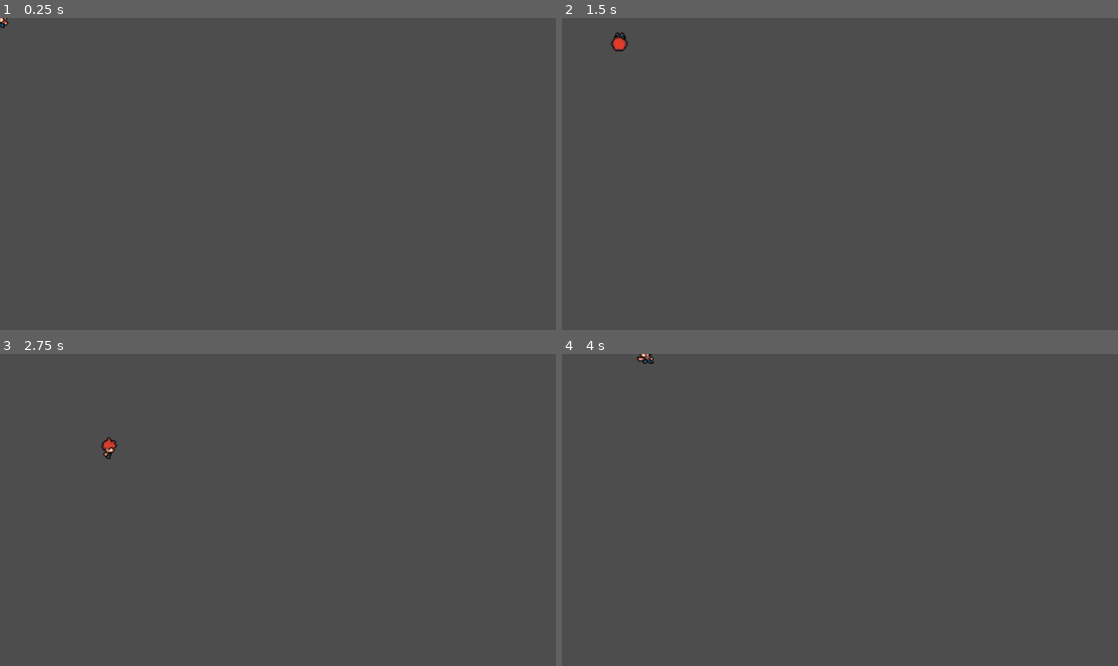
Above: before the commit, frames 1-4 (two rows, left to right).
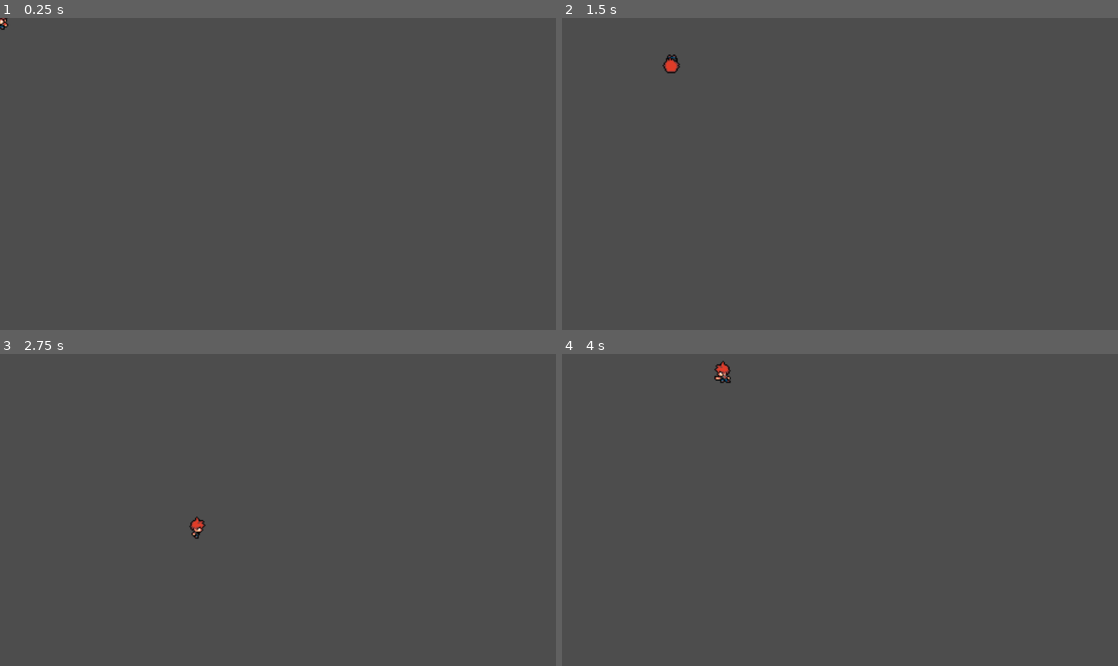
Above: after the commit, the same moments.

Repository: admiralbolt/number-go-up
Game: Godot game, scene res://main_character/player.tscn
Two runs of this game, one before a commit and one after it. Both use one fixed random seed, a clock stepped at 60 frames per second and the inputs below. This scene is started directly instead of the project's main scene.
Inputs:
- Up to frame 1 (0.25 s): no input
- Up to frame 2 (1.5 s): tap Enter at 0.5 s; hold D (right) 0.53-1.28 s; tap J (attack) at 0.6 s; tap Space (roll) at 0.8, 1.35 s; hold S (down) from 1.28 s (still down)
- Up to frame 3 (2.75 s): tap J (attack) at 1.55, 2.1 s; release S (down) at 2.03 s; hold D (right) from 2.03 s (still down); tap Space (roll) at 2.3 s
- Up to frame 4 (4 s): release D (right) at 2.78 s; hold W (up) 2.78-3.53 s; tap Space (roll) at 2.85, 3.8 s; tap J (attack) at 3.05, 3.6 s; hold A (left) from 3.53 s (still down)

The runs differ from the first frame. In frame 1, less than 0.1% of the frame differs, in the area x 0-2%, y 0-4%; in frame 2, 0.3%, in the area x 8-22%, y 4-18%; in frame 3, 0.2%; in frame 4, 0.2%.

Commit message:
Created the effect abstraction as well an effect manager. Hooked it all up through the entity, and boy howdy is it working.

Diff:
--- /dev/null
+++ b/core/effects/damage.gd
@@ -0,0 +1,21 @@
+class_name Damage extends RefCounted
+
+enum DamageType {
+  # Physical types
+  SLASHING,
+  PIERCING,
+  BLUDGEONING,
+
+  # Magical/status types
+  FIRE,
+  ICE,
+  LIGHTNING,
+  POISON,
+  BLEED,
+  ARCANE,
+  HOLY,
+  DARK,
+
+  # True damage ignores all defenses
+  TRUE,
+}
--- /dev/null
+++ b/core/effects/effect.gd
@@ -0,0 +1,28 @@
+"""A class representing a single effect that can be applied to an entity."""
+@abstract class_name Effect extends Resource
+
+enum EffectType {
+  BUFF,
+  DEBUFF,
+  DAMAGE,
+  HEAL
+}
+
+@export var effect_type: EffectType = EffectType.BUFF
+@export var is_instant: bool = false
+@export var duration: float = 0.0
+
+var timer: float = duration
+
+@abstract func apply(_target: Entity) -> void
+
+func process(_target: Entity, delta: float) -> bool:
+  """Processes the effect.
+
+  Once the effect is done, return true to indiciate it should be removed.
+  """
+  self.timer -= delta
+  if self.timer <= 0:
+    return true
+
+  return false
--- /dev/null
+++ b/core/effects/effect_manager.gd
@@ -0,0 +1,30 @@
+class_name EffectManager extends Resource
+
+var entity: Entity
+var active_effects: Array[Effect] = []
+
+func initialize(p_entity: Entity) -> void:
+  self.entity = p_entity
+
+func process(delta: float) -> void:
+  var removal_indices: Array[int] = []
+
+  for i in active_effects.size():
+    if not active_effects[i].process(self.entity, delta):
+      continue
+
+    # The effect is over!
+    removal_indices.append(i)
+
+
+  for i in removal_indices.size():
+    # Make sure we shift the index back since we're deleting as we go.
+    active_effects.remove_at(removal_indices[i] - i)
+
+func apply_effect(effect: Effect) -> void:
+  effect.apply(self.entity)
+  if effect.is_instant:
+    return
+
+  effect.timer = effect.duration
+  active_effects.append(effect)
--- a/core/modifier.gd
+++ b/core/effects/modifier.gd
@@ -48,16 +48,22 @@
 @export var modifier_priority: ModifierPriority = ModifierPriority.APPLY_ADDITIVE
 @export var sentiment: ModifierSentiment = ModifierSentiment.NEUTRAL
 
-@export var duration: float = -1
-@export var timer: float = 0
+@export var duration: float = -1: set = _set_duration
+@export var is_decaying: bool = false
 @export var is_timed: bool = false
 @export var is_stackable: bool = false
 @export var stack_count: int = 1
-@export var stack_fall_off: int = 999_999
+@export var stack_fall_off: int = 1
 
-var unique_name: String = "": get = get_unique_name
+var unique_name: String = "": get = _get_unique_name
+var timer: float = 0
 
-func get_unique_name() -> String:
+func _set_duration(p_duration: float) -> void:
+  duration = p_duration
+  is_timed = duration > 0
+  timer = duration
+
+func _get_unique_name() -> String:
   if unique_name == "":
      unique_name = "%s_%s_%s" % [self.source_name, ModifierSource.keys()[self.source_type], self.stat_name]
   return unique_name
@@ -71,6 +77,9 @@
 func get_total_value() -> float:
   if self.is_stackable:
     return self.value * self.stack_count
+
+  if self.is_decaying:
+    return self.value * (self.timer / self.duration)
 
   return self.value
 
--- a/core/modifier_manager.gd
+++ b/core/effects/modifier_manager.gd
@@ -19,7 +19,6 @@
   if recompute_targets.size() > 0:
     self.recomputes.emit(recompute_targets)
 
-
 func add_modifier(modifier: Modifier, emit_recompute: bool = true) -> bool:
   """Returns a bool value indicating if we need to recompute."""
   self.all_modifiers.modifiers.append(modifier)
@@ -30,11 +29,31 @@
 
   var should_emit: bool = modifier_queue.add_modifier(modifier)
   if emit_recompute and should_emit:
-    var target_list: RecomputeTargetList = RecomputeTargetList.new()
-    target_list.targets.append(RecomputeTarget.new(modifier.target_type, modifier.stat_name))
-    var emit_data: Dictionary[Modifier.ModifierTarget, RecomputeTargetList] = {modifier.target_type: target_list}
-    self.recomputes.emit(emit_data)
+    self.recomputes.emit(emit_data(modifier))
   return should_emit
+
+func update_modifier(modifier: Modifier, delta: float) -> void:
+  if not modifier.is_timed:
+    return
+
+  modifier.timer -= delta
+  if modifier.timer <= 0:
+    # If it's a stackable modifier, we want to reduce the stack count, reset
+    # the timer, and emit a recompute.
+    if modifier.is_stackable and modifier.stack_count > 1:
+      modifier.stack_count -= 1
+      modifier.timer = modifier.duration
+      self.recomputes.emit(emit_data(modifier))
+      return
+
+    # Otherwise, it's either not stackable OR down to the last stack.
+    self.remove_modifier(modifier)
+    return
+
+  # Finally, if it's a decaying modifier, we do need to emit a recompute.
+  if modifier.is_decaying:
+    self.recomputes.emit(emit_data(modifier))
+
 
 func remove_modifier(modifier: Modifier) -> void:
   var index: int = self.all_modifiers.get_index(modifier)
@@ -44,6 +63,7 @@
   self.all_modifiers.modifiers.remove_at(index)
   var modifier_queue: ModifierPriorityQueue = modifier_by_stat.get(modifier.stat_name)
   modifier_queue.remove_modifier(modifier)
+  self.recomputes.emit(emit_data(modifier))
 
 func compute_total(stat_name: String, base_value: float) -> float:
   var modifier_queue: ModifierPriorityQueue = modifier_by_stat.get(stat_name)
@@ -150,6 +170,11 @@
     return -1
 
 
+static func emit_data(modifier: Modifier) -> Dictionary[Modifier.ModifierTarget, RecomputeTargetList]:
+  var target_list: RecomputeTargetList = RecomputeTargetList.new()
+  target_list.targets.append(RecomputeTarget.new(modifier.target_type, modifier.stat_name))
+  return {modifier.target_type: target_list}
+
 class RecomputeTargetList:
   var targets: Array[RecomputeTarget] = []
 
--- /dev/null
+++ b/core/effects/power.gd
@@ -0,0 +1,5 @@
+"""An abstraction on top of effects.
+
+Calling this power since it reminds me of powers from Slay The Spire.
+"""
+class_name Power extends Resource
--- /dev/null
+++ b/core/effects/specific_effects/buff_effect.gd
@@ -0,0 +1,15 @@
+class_name BuffEffect extends Effect
+
+@export var modifier: Modifier
+
+func _init() -> void:
+  self.effect_type = EffectType.BUFF
+  self.is_instant = false
+
+func apply(target: Entity) -> void:
+  target.modifier_manager.add_modifier(modifier)
+
+func process(target: Entity, delta: float) -> bool:
+  target.modifier_manager.update_modifier(modifier, delta)
+
+  return modifier.timer <= 0
--- /dev/null
+++ b/core/effects/specific_effects/instant_damage_effect.gd
@@ -0,0 +1,11 @@
+class_name InstantDamageEffect extends Effect
+
+@export var damage_amount: float = 0.0
+
+func _init() -> void:
+  self.effect_type = EffectType.DAMAGE
+  self.is_instant = true
+
+func apply(target: Entity) -> void:
+  print("Dealing %.2f instant damage to %s" % [damage_amount, target.name])
+  return
--- /dev/null
+++ b/core/effects/specific_effects/instant_heal_effect.gd
@@ -0,0 +1,9 @@
+class_name InstantHealEffect extends Effect
+
+func _init() -> void:
+  self.effect_type = EffectType.HEAL
+  self.is_instant = true
+
+func apply(target: Entity) -> void:
+  print("Healing %s instantly" % target.name)
+  return
--- a/core/entity.gd
+++ b/core/entity.gd
@@ -3,18 +3,27 @@
 @export var attributes: Attributes = Attributes.new()
 @export var derived_statistics: DerivedStatistics = DerivedStatistics.new()
 @export var skills: Skills = Skills.new()
+
 var modifier_manager: ModifierManager = ModifierManager.new()
+var effect_manager: EffectManager = EffectManager.new()
 
 func _init() -> void:
   self.attributes.initialize(self)
   self.derived_statistics.initialize(self)
   self.skills.initialize(self)
+  self.effect_manager.initialize(self)
 
   self.modifier_manager.recomputes.connect(self._recompute_properties)
 
+func _process(delta: float) -> void:
+  self.effect_manager.process(delta)
+
 func _recompute_properties(recompute_targets: Dictionary[Modifier.ModifierTarget, ModifierManager.RecomputeTargetList]) -> void:
-  for target_type in recompute_targets.keys():
-    var target_list: ModifierManager.RecomputeTargetList = recompute_targets[target_type]
+  for target_type in [Modifier.ModifierTarget.ATTRIBUTE, Modifier.ModifierTarget.DERIVED_STATISTIC, Modifier.ModifierTarget.SKILL]:
+    var target_list: ModifierManager.RecomputeTargetList = recompute_targets.get(target_type)
+    if target_list == null:
+      continue
+
     for target in target_list.targets:
       match target.target_type:
         Modifier.ModifierTarget.ATTRIBUTE:
--- a/core/stats/derived_statistics.gd
+++ b/core/stats/derived_statistics.gd
@@ -5,8 +5,14 @@
   "constitution": 0.08,
 })
 
+@export var movement_speed: DerivedStatistic = DerivedStatistic.make("Movement Speed", 80.0, {
+  "agility": 0.1,
+  "dexterity": 0.02
+})
+
 var ALL_DERIVED_STATISTICS: Array[DerivedStatistic] = [
   fortitude_save,
+  movement_speed,
 ]
 
 func initialize(p_entity: Entity) -> void:
--- a/main.gd
+++ b/main.gd
@@ -16,10 +16,18 @@
   m.target_type = Modifier.ModifierTarget.ATTRIBUTE
   m.stat_name = Attributes.STRENGTH
   m.value = 5
+  m.is_decaying = true
 
-  hero.modifier_manager.add_modifier(m)
-  hero.modifier_manager.debug_print()
+  var b: BuffEffect = BuffEffect.new()
+  b.modifier = m
+  b.duration = 10.0
 
+  hero.effect_manager.apply_effect(b)
+
+  hero.debug_print()
+
+  # Sleep for 5 seconds to let the effect tick down.
+  await get_tree().create_timer(5.0).timeout
 
   hero.debug_print()
 
--- a/main_character/player.gd
+++ b/main_character/player.gd
@@ -1,4 +1,4 @@
-class_name Player extends CharacterBody2D
+class_name Player extends Entity
 
 @onready var player_animator: PlayerAnimator = $PlayerAnimator
 @onready var animation_player: AnimationPlayer = player_animator.animator
@@ -16,7 +16,10 @@
   self.main_player_state_machine.change_state(PlayerIdleState.NAME)
   PlayerManager.player = self
 
+  self._test_buff_effect()
+
 func _process(_delta: float) -> void:
+  super._process(_delta)
   held_direction = Input.get_vector("left", "right", "up", "down")
   # Only update direction name if we are pressing something.
   if held_direction != Vector2.ZERO:
@@ -29,15 +32,33 @@
     self.main_player_state_machine.change_state(PlayerRollState.NAME)
   elif Input.is_action_just_pressed("attack"):
     self.main_player_state_machine.change_state(PlayerAttackState.NAME)
+    self.debug_print()
   elif held_direction != Vector2.ZERO:
     self.main_player_state_machine.change_state(PlayerWalkState.NAME)
 
 func _physics_process(_delta: float) -> void:
-  velocity = held_direction * speed
+  velocity = held_direction * self.derived_statistics.movement_speed.total_value
   if self.main_player_state_machine.current_state is PlayerAttackState:
     velocity *= 0.5
   elif self.main_player_state_machine.current_state is PlayerRollState:
     # We also want to ignore any direction instructions right now. So, we will
     # override the velocity to be in the direction of the roll.
-    velocity = self.main_player_state_machine.current_state.roll_direction * speed * 1.2
+    velocity = self.main_player_state_machine.current_state.roll_direction * self.derived_statistics.movement_speed.total_value * 1.2
   move_and_slide()
+
+
+func _test_buff_effect() -> void:
+  var m: Modifier = Modifier.new()
+  m.source_name = "FIRE MANG"
+  m.source_type = Modifier.ModifierSource.SPELL
+  m.target_type = Modifier.ModifierTarget.ATTRIBUTE
+  m.stat_name = Attributes.AGILITY
+  m.value = 1200
+  m.duration = 10
+  m.is_timed = true
+  m.is_decaying = true
+
+  var b: BuffEffect = BuffEffect.new()
+  b.modifier = m
+
+  self.effect_manager.apply_effect(b)
--- a/test/Playground.tscn
+++ b/test/Playground.tscn
@@ -2,22 +2,6 @@
 
 [ext_resource type="PackedScene" uid="uid://cr6r7y26stubu" path="res://assets/background/dungeon_tileset1/DungeonTileSet1.tscn" id="1_gncqu"]
 [ext_resource type="PackedScene" uid="uid://c7tf3s7otpuxe" path="res://main_character/player.tscn" id="2_mne48"]
-[ext_resource type="PackedScene" uid="uid://bij1j62lef3e" path="res://enemies/slime/slime.tscn" id="3_rma7k"]
-[ext_resource type="Script" uid="uid://drc3f1k158n5h" path="res://core/character_statistics.gd" id="4_mbuax"]
-
-[sub_resource type="Resource" id="Resource_mbuax"]
-resource_local_to_scene = true
-script = ExtResource("4_mbuax")
-current_hp = 400.0
-base_constitution = 100.0
-metadata/_custom_type_script = "uid://drc3f1k158n5h"
-
-[sub_resource type="Resource" id="Resource_7lypv"]
-resource_local_to_scene = true
-script = ExtResource("4_mbuax")
-current_hp = 400.0
-base_constitution = 100.0
-metadata/_custom_type_script = "uid://drc3f1k158n5h"
 
 [node name="Playground" type="Node2D" unique_id=1977047386]
 y_sort_enabled = true
@@ -31,11 +15,3 @@
 [node name="Player" parent="." unique_id=762666805 instance=ExtResource("2_mne48")]
 position = Vector2(13, 169)
 collision_mask = 16
-
-[node name="Slime" parent="." unique_id=1507265592 instance=ExtResource("3_rma7k")]
-position = Vector2(143, 172)
-stats = SubResource("Resource_mbuax")
-
-[node name="Slime2" parent="." unique_id=1922659927 instance=ExtResource("3_rma7k")]
-position = Vector2(162, 106)
-stats = SubResource("Resource_7lypv")
Not shown, added: core/effects/damage.gd.uid
Not shown, added: core/effects/effect.gd.uid
Not shown, added: core/effects/effect_manager.gd.uid
Not shown, added: core/effects/modifier.gd.uid
Not shown, added: core/effects/modifier_manager.gd.uid
Not shown, added: core/effects/power.gd.uid
Not shown, added: core/effects/specific_effects/buff_effect.gd.uid
Not shown, added: core/effects/specific_effects/instant_damage_effect.gd.uid
Not shown, added: core/effects/specific_effects/instant_heal_effect.gd.uid
Not shown, removed: core/modifier.gd.uid
Not shown, removed: core/modifier_manager.gd.uid
